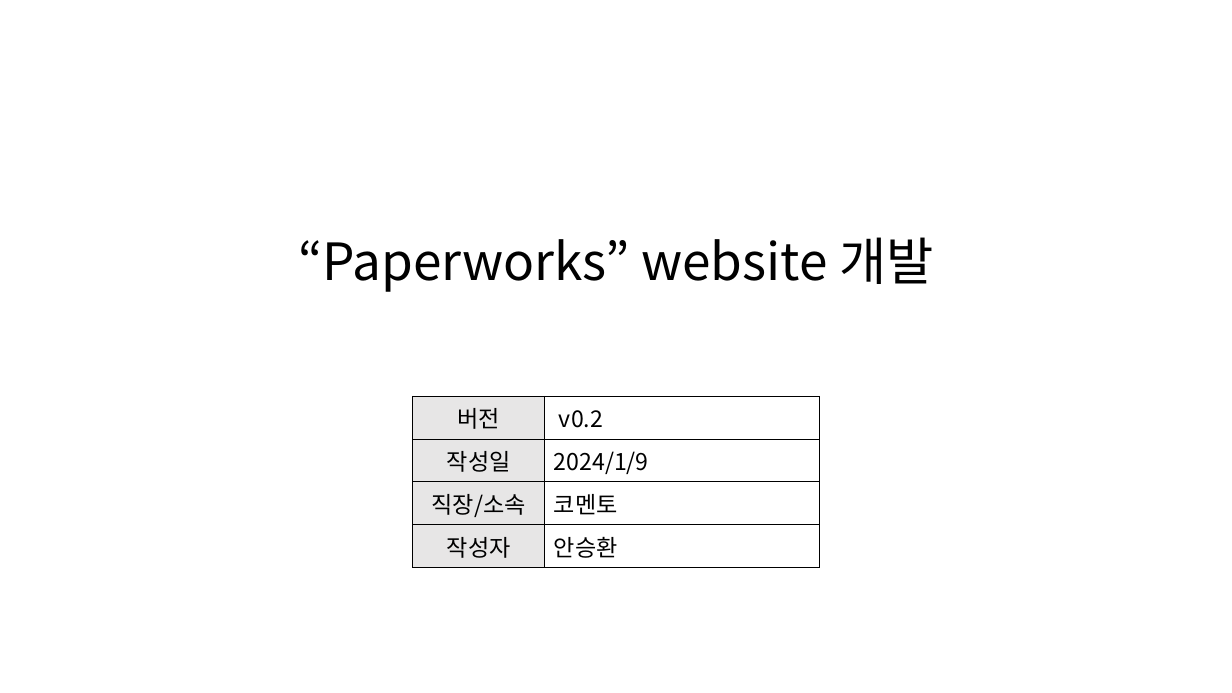
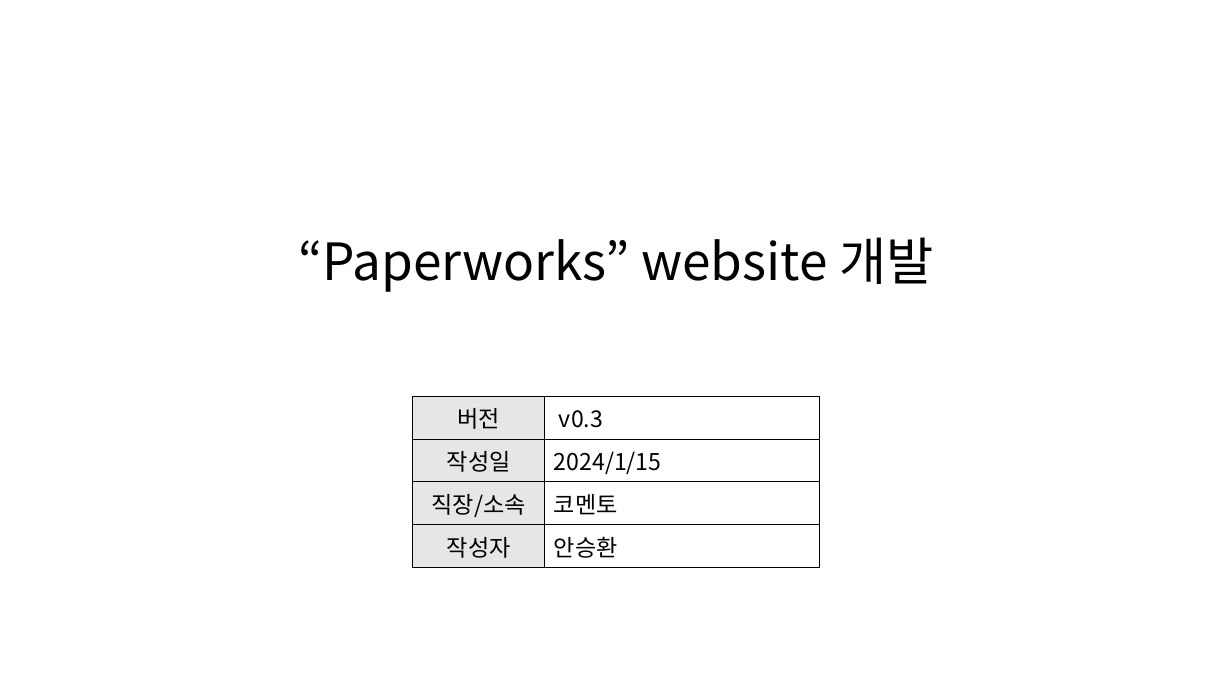
Before and after one commit to Awhn/paperworksweb, a slide deck: slide 1 of docs/코멘토_기획_화면설계서 양식.pptx. Drawn at 1232x693 pixels with LibreOffice and Linux fonts; fonts in the diff are those of the drawing. Boxes give left, top, right and bottom in pixels: in the first picture for what was removed or moved away, otherwise in the second. Text is boxed around its words. In the diff, an @@ line names an element or a change of style, - is before the commit and + after.

```diff
--- a/docs/코멘토_기획_화면설계서 양식.pptx
+++ b/docs/코멘토_기획_화면설계서 양식.pptx
@@ table at (x1=413, y1=396, x2=820, y2=562) @@
-row 1, column 2: v0.2
+row 1, column 2: v0.3
-row 2, column 2: 2024/1/9
+row 2, column 2: 2024/1/15
```
Also in this commit, not shown: 6 other slides changed, 1 slide added, 23 other files.
